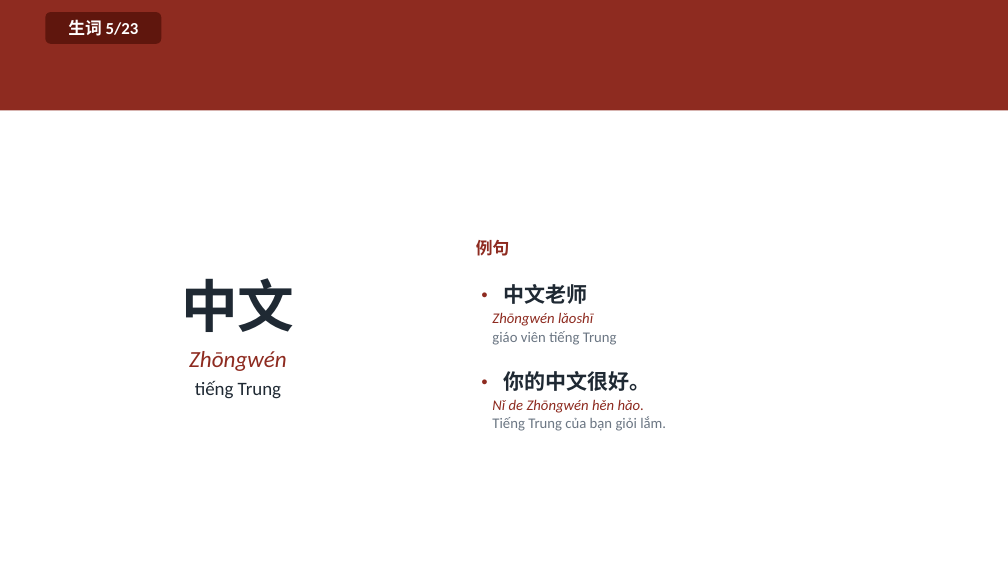
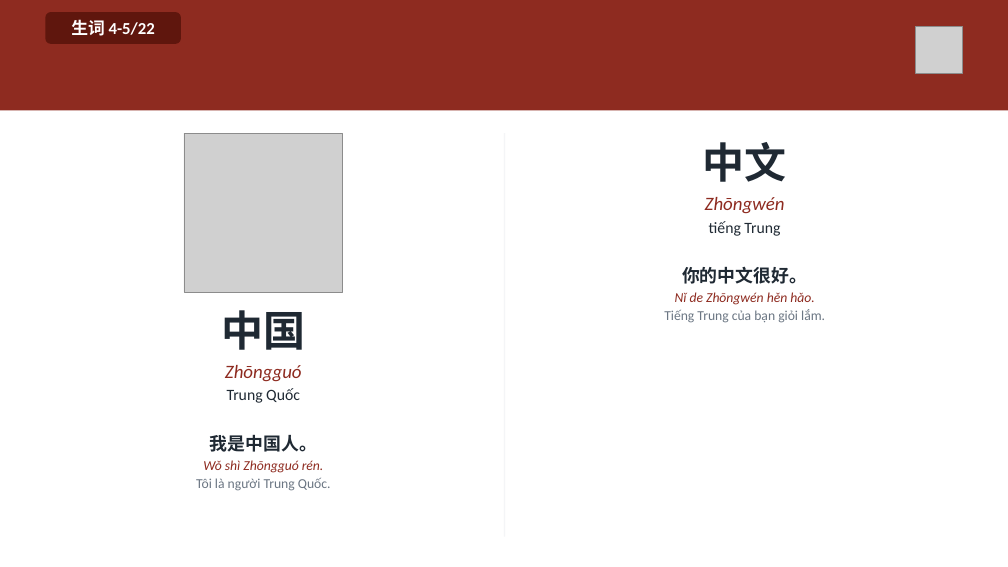
Before and after one commit to HuyenNguyen911/chinese-learning-os, a slide deck: slide 6 of output/hsk1/buoi03_quoctich/slide/Buoi-03-Quoctich.pptx (slide 7 before the commit). Drawn at 1008x567 pixels with LibreOffice and Linux fonts; fonts in the diff are those of the drawing; grey boxes stand for pictures. Boxes give left, top, right and bottom in pixels: in the first picture for what was removed or moved away, otherwise in the second. Text is boxed around its words. In the diff, an @@ line names an element or a change of style, - is before the commit and + after.

```diff
--- a/output/hsk1/buoi03_quoctich/slide/Buoi-03-Quoctich.pptx
+++ b/output/hsk1/buoi03_quoctich/slide/Buoi-03-Quoctich.pptx
@@ rounded rectangle "生词 4-5/22": place and size @@
-rounded rectangle "生词 4-5/22" at bbox=[45, 12, 161, 44]
+rounded rectangle "生词 4-5/22" at bbox=[45, 12, 181, 44]
@@ text in rounded rectangle at bbox=[71, 19, 155, 36]: text changed @@
-生词 5/23
+生词 4-5/22
@@ picture added at bbox=[916, 26, 963, 73] @@
@@ picture added at bbox=[184, 133, 343, 292] @@
@@ rectangle added at bbox=[504, 133, 505, 537], fill #F4F5F7 @@
@@ text "中文": place and size @@
-text "中文" at bbox=[181, 278, 294, 399]
+text "中文" at bbox=[703, 142, 787, 236]
@@ text "中文" at bbox=[703, 142, 787, 236]: size 54 to 40 pt in "中文"; size 22 to 18 pt in "Zhōngwén"; size 18 to 15 pt in "tiếng Trung"; less space between paragraphs; vertical alignment middle to top @@
@@ text "你的中文很好。": place and size @@
-text "你的中文很好。" at bbox=[476, 240, 666, 431]
+text "你的中文很好。" at bbox=[664, 266, 825, 323]
@@ text "你的中文很好。" at bbox=[664, 266, 825, 323]: vertical alignment middle to top @@
@@ text at bbox=[682, 266, 807, 284]: text changed; size 14 to 17 pt; text colour #8E2B20 to #1F2933; bold on @@
-例句
-• 中文老师
-Zhōngwén lǎoshī
-giáo viên tiếng Trung
-• 你的中文很好。
+你的中文很好。
@@ text at bbox=[664, 292, 825, 323]: size 14 to 13 pt in "Nǐ de Zhōngwén hěn hǎo.", "Tiếng Trung của bạn giỏi lắm."; alignment left to centre; more space between paragraphs @@
@@ text added at bbox=[221, 310, 305, 403], 15 pt, text #1F2933 @@
+中国
+Zhōngguó
+Trung Quốc
@@ text added at bbox=[196, 435, 331, 491], 13 pt, text #6B7683 @@
+我是中国人。
+Wǒ shì Zhōngguó rén.
+Tôi là người Trung Quốc.
```
Also in this commit, not shown: 15 other slides changed, 21 slides added, 14 slides removed, 55 other files.
